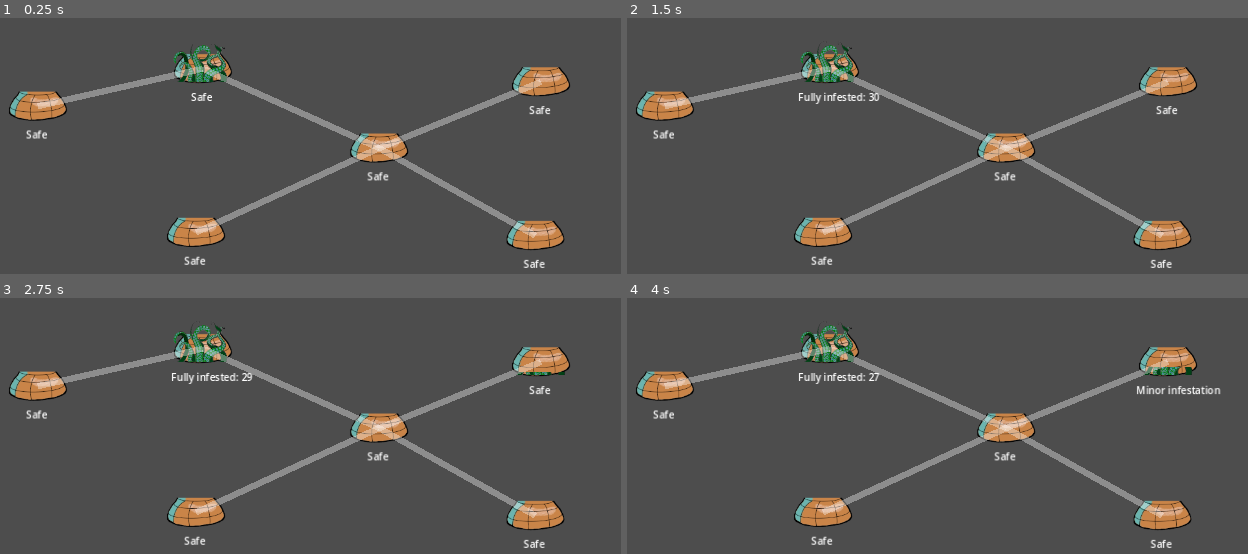
Above: before the commit, frames 1-4 (two rows, left to right).
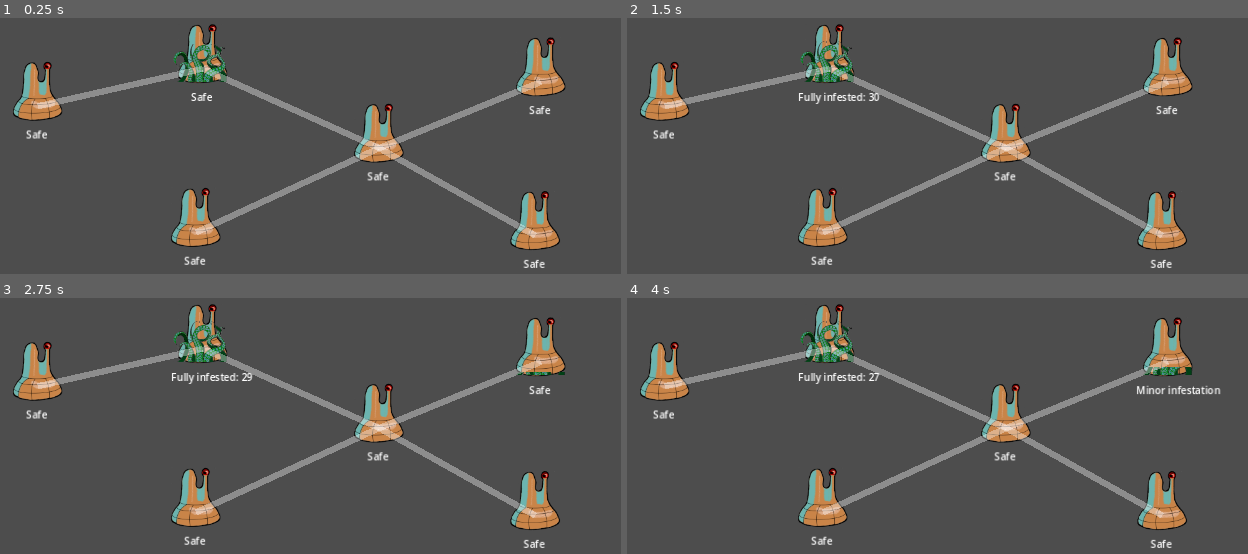
Above: after the commit, the same moments.

Repository: Aveli-games/contra-tentacula
Game: Godot game, scene res://testing/test_spread.tscn
The game is run twice, just before and just after one commit, with the same random seed, the same clock (stepped at 60 frames per second) and the same inputs. This scene is started directly instead of the project's main scene.
Inputs (mouse positions are in pixels of both pictures, inside the frame that each line leads up to):
- Up to frame 1 (0.25 s): no input
- Up to frame 2 (1.5 s): tap Enter at 0.5 s; move the mouse to (850, 179) at 0.52 s; click (850, 179) at 0.67 s; tap Space at 1.25 s; move the mouse to (1130, 156) at 1.27 s; click (1130, 156) at 1.42 s
- Up to frame 3 (2.75 s): tap Enter at 2 s; move the mouse to (18, 303) at 2.02 s; click (18, 303) at 2.17 s
- Up to frame 4 (4 s): tap Space at 2.75 s; move the mouse to (925, 369) at 2.77 s; click (925, 369) at 2.92 s; tap Enter at 3.5 s; move the mouse to (outside the picture) at 3.52 s; click (outside the picture) at 3.67 s

The runs differ from the first frame. In frame 1, 5.3% of the frame differs, in the area x 1-92%, y 2-91%; in frame 2, 5.3%; in frame 3, 5.3%; in frame 4, 5.2%.

Commit message:
Change squad to CharacterBody2D
Now can move and slide

class_name is cool and useful

Need to figure out new paradigm for interaction with squads and domes via mouse clicks

Diff:
--- a/dome.gd
+++ b/dome.gd
@@ -1,4 +1,6 @@
-extends Node2D
+extends Area2D
+
+class_name Dome
 
 signal fully_infested
 
@@ -104,3 +106,9 @@
 func _on_resource_generation_timer_timeout():
 	if resource_type != Globals.ResourceType.RESEARCH:
 		generate_resource()
+
+func _on_body_entered(body: Squad):
+	body.location = self
+
+func _on_body_exited(body):
+	body.location = null
--- a/dome.tscn
+++ b/dome.tscn
@@ -1,8 +1,11 @@
-[gd_scene load_steps=4 format=3 uid="uid://dc3j5h50tp0m2"]
+[gd_scene load_steps=5 format=3 uid="uid://dc3j5h50tp0m2"]
 
 [ext_resource type="Script" path="res://dome.gd" id="1_n1lt3"]
-[ext_resource type="Texture2D" uid="uid://be0sefnhug70t" path="res://art/dome_sprites/Dome_base_96.png" id="2_6x60u"]
+[ext_resource type="Texture2D" uid="uid://4hr5ufqb61s6" path="res://art/dome_sprites/Dome_hq_96.png" id="2_rbnta"]
 [ext_resource type="Texture2D" uid="uid://wu2hvnkh20a3" path="res://art/dome_sprites/infestation_test_96.png" id="3_1jsn0"]
+
+[sub_resource type="RectangleShape2D" id="RectangleShape2D_ypw7x"]
+size = Vector2(82, 95)
 
 [node name="Dome" type="Area2D"]
 position = Vector2(544, 312)
@@ -29,7 +32,7 @@
 
 [node name="BuildingSprite" type="Sprite2D" parent="Building"]
 position = Vector2(0, -24)
-texture = ExtResource("2_6x60u")
+texture = ExtResource("2_rbnta")
 
 [node name="InfestationProgress" type="TextureProgressBar" parent="Building"]
 offset_left = -47.0
@@ -37,13 +40,13 @@
 offset_right = 49.0
 offset_bottom = 51.0
 scale = Vector2(0.9, 0.9)
+value = 100.0
 fill_mode = 3
 texture_progress = ExtResource("3_1jsn0")
 
-[node name="CollisionPolygon2D" type="CollisionPolygon2D" parent="."]
-visible = false
-position = Vector2(0, -24)
-polygon = PackedVector2Array(32, -0.5, 44, 13.6, 44, 15.8, 48, 23.8, 48, 36, 46.5, 36, 44.5, 39, 42.4, 39, 37.4, 43, 34.2, 43, 28.2, 46, 23.2, 46, 15.1, 48, -25.8, 48, -36, 45.8, -36, 44.7, -44, 41.7, -44, 40.5, -48, 37.5, -48, 23, -46.7, 23, -43.7, 14, -42.7, 14, -41.7, 11, -40.4, 11, -38, 8.6, -38, 6, -36.4, 6, -35, 4.6, -35, 2.8, -33.6, 0, -32.4, 0, -32, -0.400002, -32, -2, 32, -2)
+[node name="CollisionShape2D" type="CollisionShape2D" parent="."]
+position = Vector2(-1, -24.5)
+shape = SubResource("RectangleShape2D_ypw7x")
 
 [node name="DomeName" type="Label" parent="."]
 offset_left = 57.0
@@ -51,6 +54,8 @@
 offset_right = 130.0
 offset_bottom = -1.0
 
+[connection signal="body_entered" from="." to="." method="_on_body_entered"]
+[connection signal="body_exited" from="." to="." method="_on_body_exited"]
 [connection signal="fully_infested" from="." to="." method="_on_fully_infested"]
 [connection signal="timeout" from="ResourceGenerationTimer" to="." method="_on_resource_generation_timer_timeout"]
 [connection signal="timeout" from="InfestationCheckTimer" to="." method="_on_infestation_check_timer_timeout"]
--- a/main.gd
+++ b/main.gd
@@ -1,6 +1,7 @@
 extends Node
 
-var selected_squad
+var selected_squad: Squad
+
 var dome_type_limits = {
 	Globals.ResourceType.NONE: 0,
 	Globals.ResourceType.FOOD: 6,
@@ -63,7 +64,7 @@
 func _input(event):
 	if event is InputEventMouseButton:
 		if event.button_index == MOUSE_BUTTON_RIGHT and event.pressed and selected_squad:
-			selected_squad.position = event.position
+			selected_squad.target_position = event.position
 
-func _on_squad_selected(squad_node):
+func _on_squad_selected(squad_node: Squad):
 	selected_squad = squad_node
--- a/squad.gd
+++ b/squad.gd
@@ -1,11 +1,15 @@
-extends Node2D
+extends CharacterBody2D
+
+class_name Squad
 
 signal selected
 
 const BASE_INFESTATION_FIGHT_RATE = -.05
 const BASE_MOVE_SPEED = 100 # TODO: Determine best value for this constant
 
-var location: Area2D
+var location: Dome
+
+var target_position: Vector2
 
 func set_sprite(path: String):
 	$Sprite2D.texture = load(path)
@@ -27,3 +31,9 @@
 	if event is InputEventMouseButton:
 		if event.button_index == MOUSE_BUTTON_LEFT and event.pressed:
 			selected.emit(self)
+
+func _physics_process(delta):
+	if target_position && position.distance_to(target_position) > 3:
+		var direction = (target_position - position).normalized()
+		velocity = direction * BASE_MOVE_SPEED
+		move_and_slide()
--- a/squad.tscn
+++ b/squad.tscn
@@ -3,8 +3,9 @@
 [ext_resource type="Script" path="res://squad.gd" id="1_e8qmi"]
 [ext_resource type="Texture2D" uid="uid://cuioydky40jyu" path="res://art/misc_assets/Gasmask_128.png" id="2_c7ugt"]
 
-[node name="Squad" type="Area2D"]
-position = Vector2(134, 81)
+[node name="Squad" type="CharacterBody2D"]
+position = Vector2(165, 73)
+input_pickable = true
 script = ExtResource("1_e8qmi")
 
 [node name="Sprite2D" type="Sprite2D" parent="."]
@@ -12,10 +13,7 @@
 texture = ExtResource("2_c7ugt")
 
 [node name="CollisionPolygon2D" type="CollisionPolygon2D" parent="."]
-position = Vector2(1.19209e-07, 0)
 scale = Vector2(0.2, 0.183)
 polygon = PackedVector2Array(15, -62.9, 15, -61.7, 30, -56.7, 30, -55.4, 39, -44.4, 39, -42.4, 41, -40.4, 41, -37.2, 43 …(799 unchanged characters)…
 
-[connection signal="area_entered" from="." to="." method="_on_area_entered"]
-[connection signal="area_exited" from="." to="." method="_on_area_exited"]
 [connection signal="input_event" from="." to="." method="_on_input_event"]
